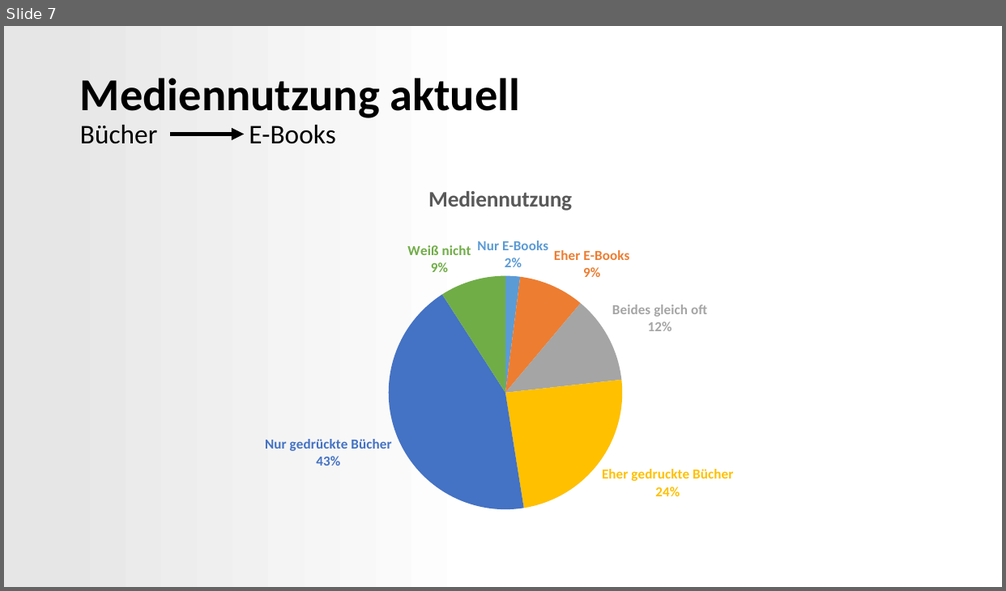
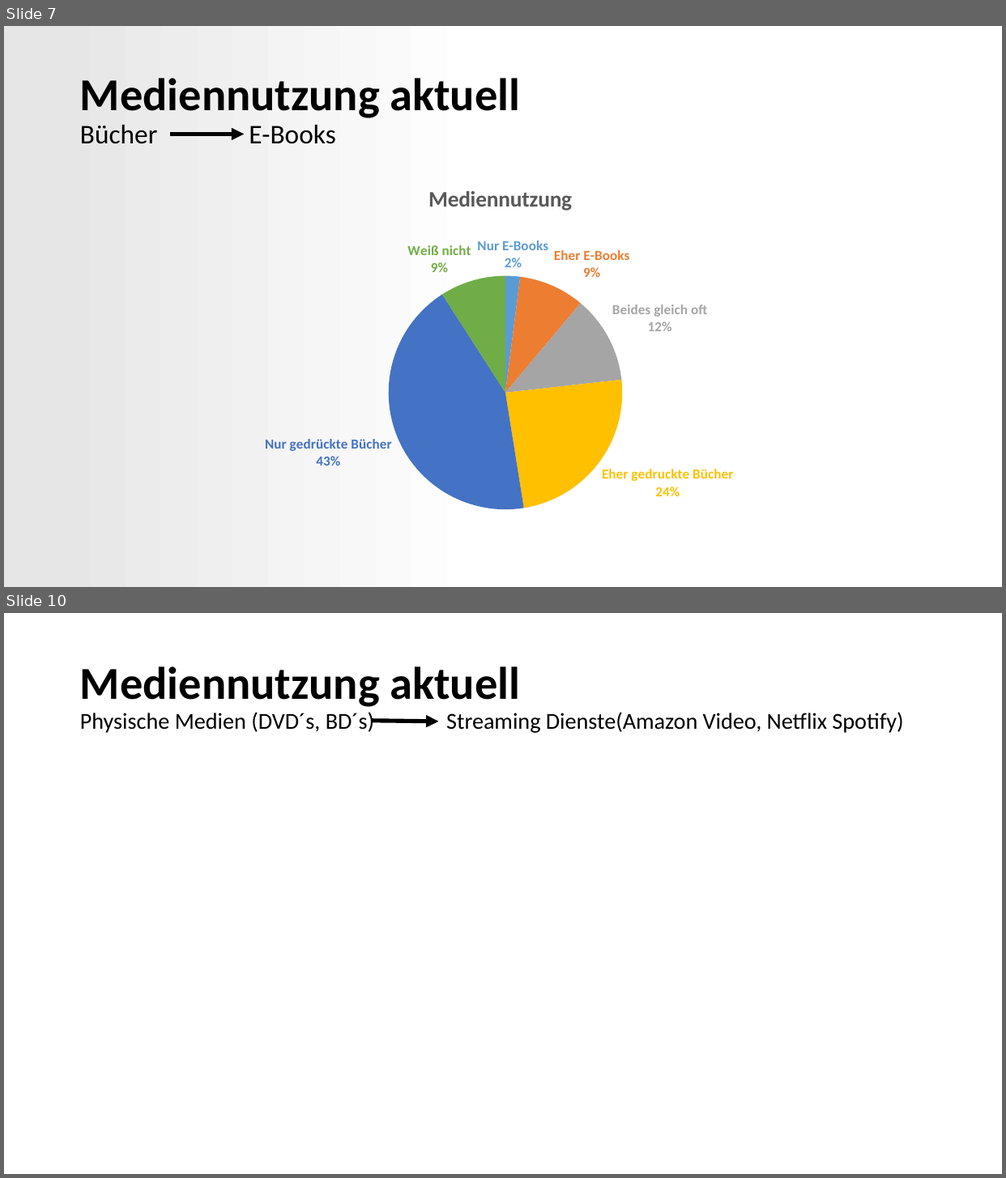
Before and after one commit to Seany1992/MuW, a slide deck: Medienwandel im 21.pptx. Shown one above the other, each under a label of ours: slide 7 before the commit, slides 7 and 10 after it; the slides between them are not shown. The pictures are 1006x591 and 1006x1178 pixels, drawn with LibreOffice and Linux fonts; fonts in the diff are those of the drawing. Boxes give left, top, right and bottom in pixels: in the first picture for what was removed or moved away, otherwise in the second. Text is boxed around its words. In the diff, an @@ line names an element or a change of style, - is before the commit and + after.

```diff
--- a/Medienwandel im 21.pptx
+++ b/Medienwandel im 21.pptx
@@ slide 10 added at bbox=[4, 613, 1002, 1174], background #FFFFFF @@
@@ title added at bbox=[80, 666, 903, 733], 22 pt, text #000000 @@
+Mediennutzung aktuell
+Physische Medien (DVD´s, BD´s) Streaming Dienste(Amazon Video, Netflix Spotify)
@@ arrow added from (372, 721) to (439, 722), #000000 4 pt @@
```
Also in this commit, not shown: 4 slides changed, 1 slide removed, 2 other files.
